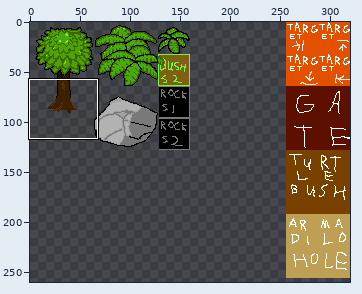
Edited in one commit: sprite sheet (assets/tilesets/objects.png). The picture above shows the old version from afar; the outline marks the close-up.
Close-up. Before the commit:
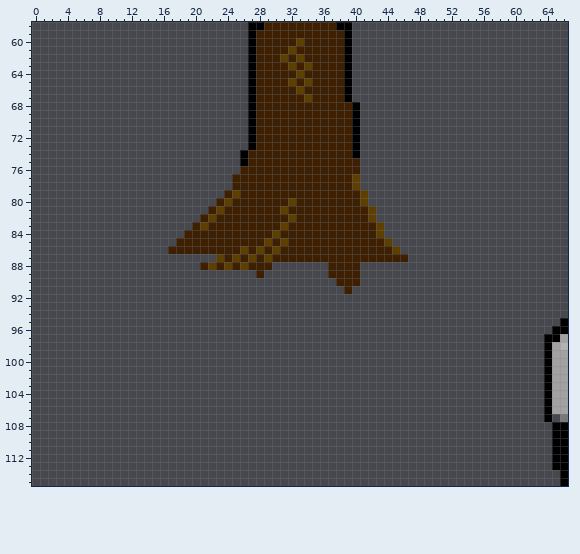
The file is 320x320 pixels. Colours within 5 levels of each other are drawn and written as one. Shown: x 0..66, y 58..115. The wide view leaves out empty margins.
Now the later version:
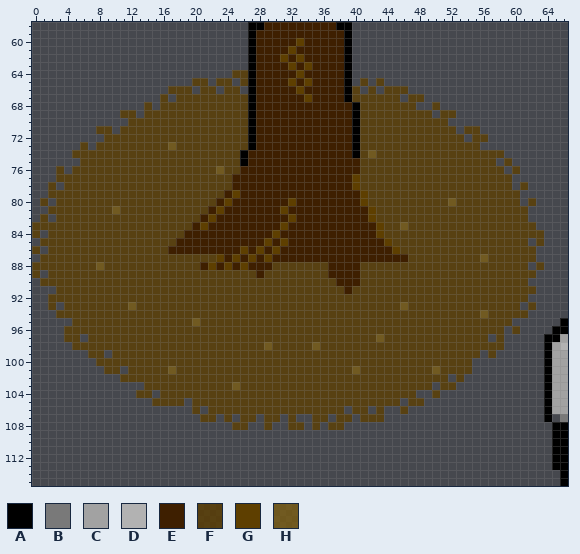
Palette (. is transparent): A #000000  B #797979  C #a2a2a2  D #b2b2b2  E #3e1f00  F #5e3f00c3  G #5e3f00  H #7e5f13c3
From old to new:
@@ x 0..66 @@
  63 ...........................AEEEEGEGEEEEA...........................
- 64 ...........................AEEEEEGEEEEEA...........................
- 65 ...........................AEEEEGEGEEEEA...........................
- 66 ...........................AEEEEEGEEEEEA...........................
- 67 ...........................AEEEEEEGEEEEA...........................
- 68 ...........................AEEEEEEEEEEEEA..........................
- 69 ...........................AEEEEEEEEEEEEA..........................
- 70 ...........................AEEEEEEEEEEEEA..........................
- 71 ...........................AEEEEEEEEEEEEA..........................
- 72 ...........................AEEEEEEEEEEEEA..........................
- 73 ...........................AEEEEEEEEEEEEA..........................
- 74 ..........................AEEEEEEEEEEEEEA..........................
- 75 ..........................AEEEEEEEEEEEEEE..........................
- 76 ..........................EEEEEEEEEEEEEEE..........................
- 77 .........................EEEEEEEEEEEEEEEG..........................
- 78 .........................EEEEEEEEEEEEEEEG..........................
- 79 ........................EGEEEEEEEEEEEEEEEG.........................
- 80 .......................EGEEEEEEEGEEEEEEEEG.........................
- 81 ......................EGEEEEEEEGEEEEEEEEEEG........................
- 82 .....................EGEEEEEEEEEGEEEEEEEEEG........................
- 83 ....................EGEEEEEEEEEGEEEEEEEEEEEG.......................
- 84 ...................EEEEEEEEEEEGEEEEEEEEEEEEG.......................
- 85 ..................EEEEEEEEEEEGEGEEEEEEEEEEEEG......................
- 86 .................EEEEEEEEEGEGEGEEEEEEEEEEEEEEG.....................
- 87 .......................GEGEGEGEEEEEEEEEEEEEEEEE....................
- 88 .....................EGEGEGEEE.......EEEE..........................
- 89 ............................E........EEEE..........................
- 90 ......................................EEE..........................
- 91 .......................................E...........................
- 92 ...................................................................
- 93 ...................................................................
- 94 ...................................................................
- 95 ..................................................................A
- 96 .................................................................AA
- 97 ................................................................AAC
- 98 ................................................................ACD
- 99 ................................................................ACC
-100 ................................................................ACC
-101 ................................................................ACC
-102 ................................................................ACC
-103 ................................................................ACC
-104 ................................................................ACC
-105 ................................................................ACC
-106 ................................................................ACC
-107 ................................................................A.B
-108 .................................................................AA
+ 64 .........................FFAEEEEEGEEEEEA...........................
+ 65 ....................FF.FF.FAEEEEGEGEEEEA.F.F.......................
+ 66 .................FFF.FF.FF.AEEEEEGEEEEEAF.F.FFF....................
+ 67 ................F.FFFFFFFFFAEEEEEEGEEEEAFFFFFF.FF..................
+ 68 ..............F.FFFFFFFFFFFAEEEEEEEEEEEEAFFFFFFF..F................
+ 69 ...........FF.FFFFFFFFFFFFFAEEEEEEEEEEEEAFFFFFFFFF.FF..............
+ 70 ............FFFFFFFFFFFFFFFAEEEEEEEEEEEEAFFFFFFFFFFF...............
+ 71 ........FF.FFFFFFFFFFFFFFFFAEEEEEEEEEEEEAFFFFFFFFFFFF.FF...........
+ 72 .........FFFFFFFFFFFFFFFFFFAEEEEEEEEEEEEAFFFFFFFFFFFFF.FF..........
+ 73 ......F.FFFFFFFFFHFFFFFFFFFAEEEEEEEEEEEEAFFFFFFFFFFFFFFF...........
+ 74 .....FFFFFFFFFFFFFFFFFFFFFAEEEEEEEEEEEEEAFHFFFFFFFFFFFFFFFF........
+ 75 ......FFFFFFFFFFFFFFFFFFFFAEEEEEEEEEEEEEEFFFFFFFFFFFFFFFFF.F.......
+ 76 ...F.FFFFFFFFFFFFFFFFFFHFFEEEEEEEEEEEEEEEFFFFFFFFFFFFFFFFFF.F......
+ 77 ...FFFFFFFFFFFFFFFFFFFFFFEEEEEEEEEEEEEEEGFFFFFFFFFFFFFFFFFFF.......
+ 78 ..F.FFFFFFFFFFFFFFFFFFFFFEEEEEEEEEEEEEEEGFFFFFFFFFFFFFFFFFFF.F.....
+ 79 ..FFFFFFFFFFFFFFFFFFFFFFEGEEEEEEEEEEEEEEEGFFFFFFFFFFFFFFFFFFF......
+ 80 .F.FFFFFFFFFFFFFFFFFFFFEGEEEEEEEGEEEEEEEEGFFFFFFFFFFHFFFFFFFF.F....
+ 81 ..FFFFFFFFHFFFFFFFFFFFEGEEEEEEEGEEEEEEEEEEGFFFFFFFFFFFFFFFFFFF.....
+ 82 .F.FFFFFFFFFFFFFFFFFFEGEEEEEEEEEGEEEEEEEEEGFFFFFFFFFFFFFFFFFFF.....
+ 83 FFFFFFFFFFFFFFFFFFFFEGEEEEEEEEEGEEEEEEEEEEEGFFHFFFFFFFFFFFFFFFF....
+ 84 F.FFFFFFFFFFFFFFFFFEEEEEEEEEEEGEEEEEEEEEEEEGFFFFFFFFFFFFFFFFFFFF...
+ 85 .FFFFFFFFFFFFFFFFFEEEEEEEEEEEGEGEEEEEEEEEEEEGFFFFFFFFFFFFFFFFF.F...
+ 86 F.FFFFFFFFFFFFFFFEEEEEEEEEGEGEGEEEEEEEEEEEEEEGFFFFFFFFFFFFFFFFF....
+ 87 .FFFFFFFFFFFFFFFFFFFFFFGEGEGEGEEEEEEEEEEEEEEEEEFFFFFFFFFHFFFFFF....
+ 88 FFFFFFFFHFFFFFFFFFFFFEGEGEGEEEFFFFFFFEEEEFFFFFFFFFFFFFFFFFFFFF.F...
+ 89 F.FFFFFFFFFFFFFFFFFFFFFFFFFFEFFFFFFFFEEEEFFFFFFFFFFFFFFFFFFFFFF....
+ 90 .FFFFFFFFFFFFFFFFFFFFFFFFFFFFFFFFFFFFFEEEFFFFFFFFFFFFFFFFFFFFF.....
+ 91 ...FFFFFFFFFFFFFFFFFFFFFFFFFFFFFFFFFFFFEFFFFFFFFFFFFFFFFFFFFFFF....
+ 92 ..FFFFFFFFFFFFFFFFFFFFFFFFFFFFFFFFFFFFFFFFFFFFFFFFFFFFFFFFFFFF.....
+ 93 ..F.FFFFFFFFHFFFFFFFFFFFFFFFFFFFFFFFFFFFFFFFFFHFFFFFFFFFFFFFF.F....
+ 94 ...FFFFFFFFFFFFFFFFFFFFFFFFFFFFFFFFFFFFFFFFFFFFFFFFFFFFFHFFFFF.....
+ 95 .....FFFFFFFFFFFFFFFHFFFFFFFFFFFFFFFFFFFFFFFFFFFFFFFFFFFFFFF......A
+ 96 ....FFFFFFFFFFFFFFFFFFFFFFFFFFFFFFFFFFFFFFFFFFFFFFFFFFFFFFF.F....AA
+ 97 ....FF.FFFFFFFFFFFFFFFFFFFFFFFFFFFFFFFFFFFFHFFFFFFFFFFFFF.F.....AAC
+ 98 .....FFFFFFFFFFFFFFFFFFFFFFFFHFFFFFHFFFFFFFFFFFFFFFFFFFFFFF.....ACD
+ 99 .......FF.FFFFFFFFFFFFFFFFFFFFFFFFFFFFFFFFFFFFFFFFFFFFFF.F......ACC
+100 ........FFFFFFFFFFFFFFFFFFFFFFFFFFFFFFFFFFFFFFFFFFFFFFF.........ACC
+101 .........FF.FFFFFHFFFFFFFFFFFFFFFFFFFFFFHFFFFFFFFFHFFFF.........ACC
+102 ...........FFFFFFFFFFFFFFFFFFFFFFFFFFFFFFFFFFFFFFFFF.F..........ACC
+103 ..............FFFFFFFFFFFHFFFFFFFFFFFFFFFFFFFFFFFF.FF...........ACC
+104 .............FF.FFFFFFFFFFFFFFFFFFFFFFFFFFFFFFFF..F.............ACC
+105 ...............FFFF.FFFFFFFFFFFFFFFFFFFFFFFFFF.FF...............ACC
+106 ....................F.FFFFFFFFFFFFFFFFF.FF.F..F.................ACC
+107 .....................FF.F.FF.FF.F..FF.FF.FFF....................A.B
+108 .........................FF..F..FF.F.FF..........................AA
 109 .................................................................AA
